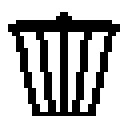
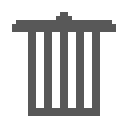
Layer changes from the first 128px x 128px image to the second:
painted on "Слой" over bbox(8, 12, 120, 116)
